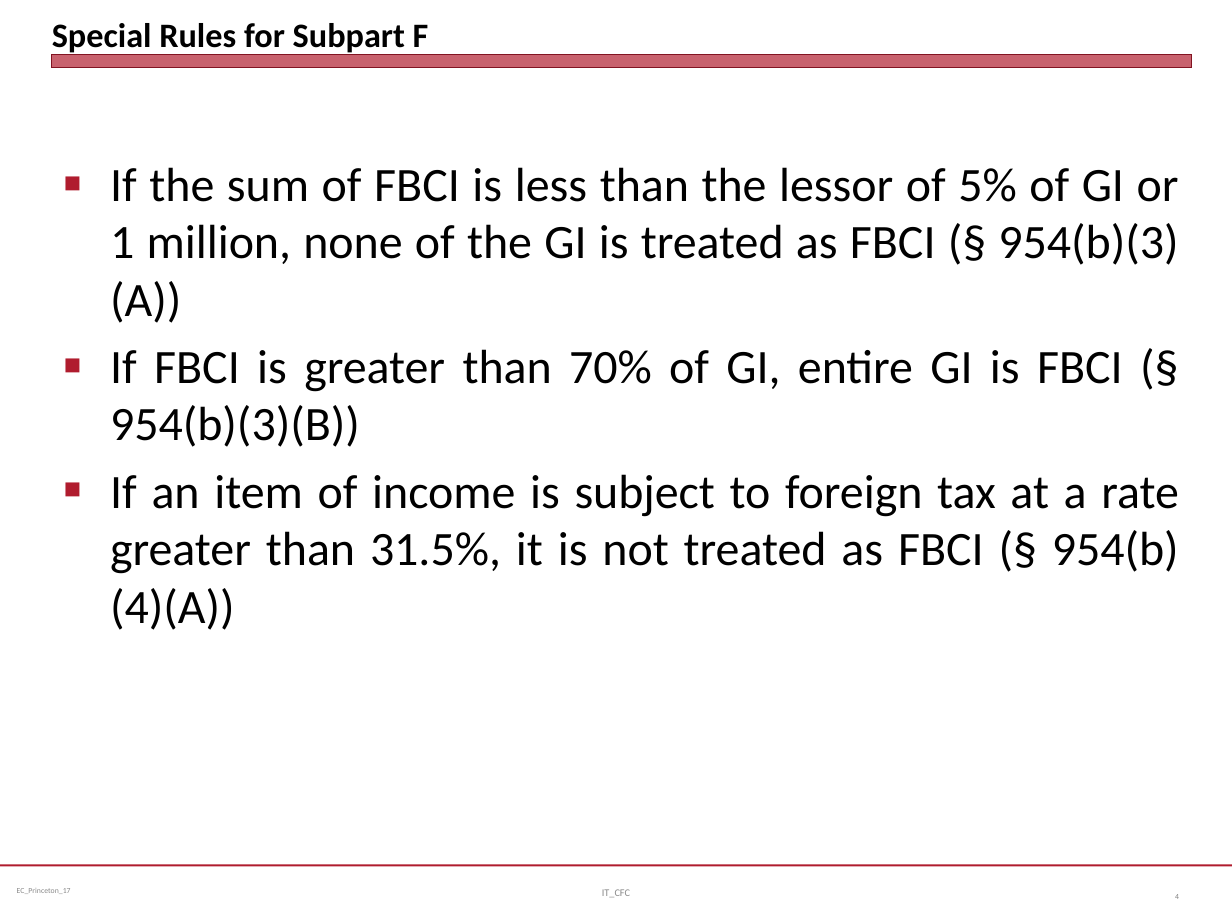
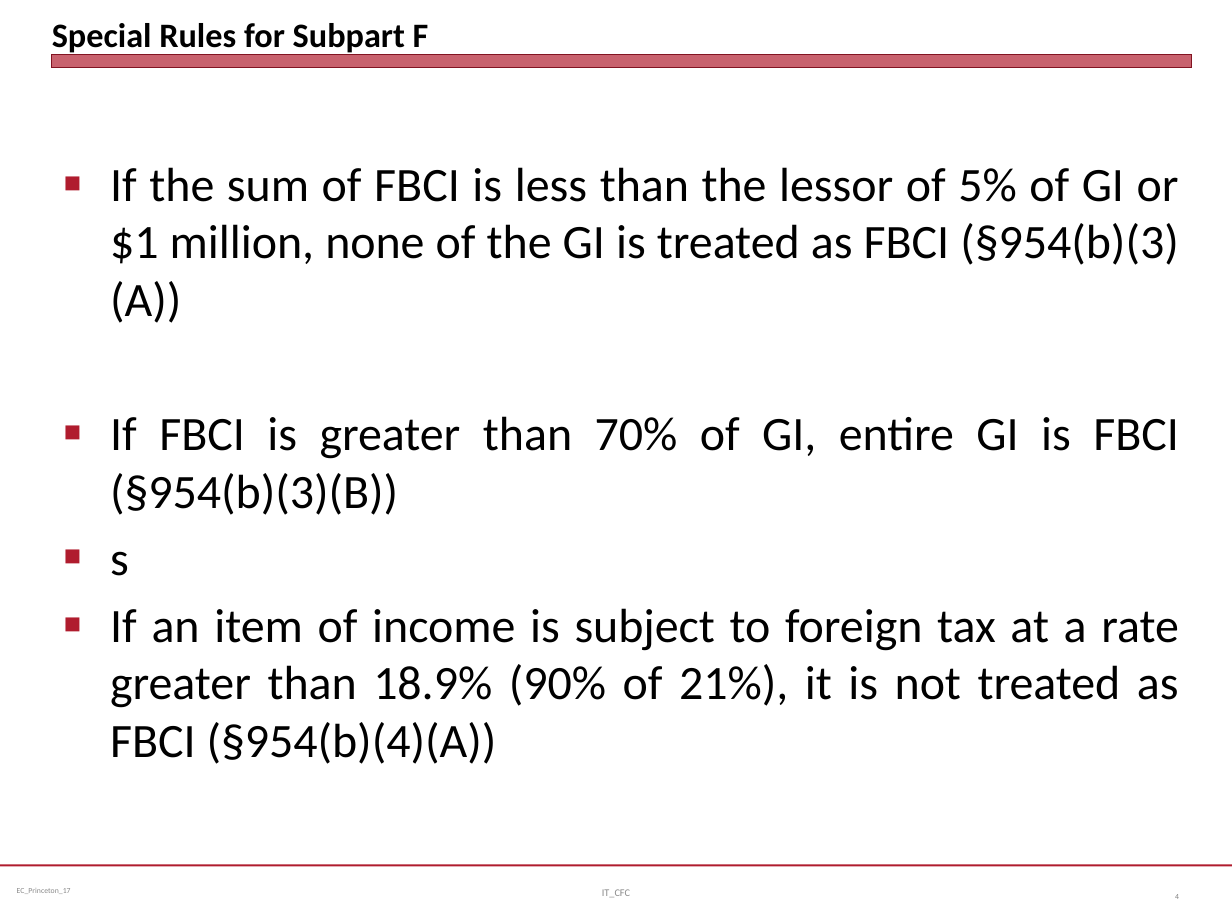
Before and after one commit to jmc877/International-Tax, a slide deck: slide 4 of slides/IT_CFC_17.pptx. Drawn at 1232x924 pixels with LibreOffice and Linux fonts; fonts in the diff are those of the drawing. Boxes give left, top, right and bottom in pixels: in the first picture for what was removed or moved away, otherwise in the second. Text is boxed around its words. In the diff, an @@ line names an element or a change of style, - is before the commit and + after.

```diff
--- a/slides/IT_CFC_17.pptx
+++ b/slides/IT_CFC_17.pptx
@@ text at [110, 167, 1179, 764]: text changed @@
-■ If the sum of FBCI is less than the lessor of 5% of GI or 1 million, none of the GI is treated as FBCI (§ 954(b)(3)(A))
-■ If FBCI is greater than 70% of GI, entire GI is FBCI (§ 954(b)(3)(B))
-■ If an item of income is subject to foreign tax at a rate greater than 31.5%, it is not treated as FBCI (§ 954(b)(4)(A))
+■ If the sum of FBCI is less than the lessor of 5% of GI or $1 million, none of the GI is treated as FBCI (§954(b)(3)(A))
+■ If FBCI is greater than 70% of GI, entire GI is FBCI (§954(b)(3)(B))
+■ s
+■ If an item of income is subject to foreign tax at a rate greater than 18.9% (90% of 21%), it is not treated as FBCI (§954(b)(4)(A))
```
Also in this commit, not shown: 5 other slides changed, 6 other files.
